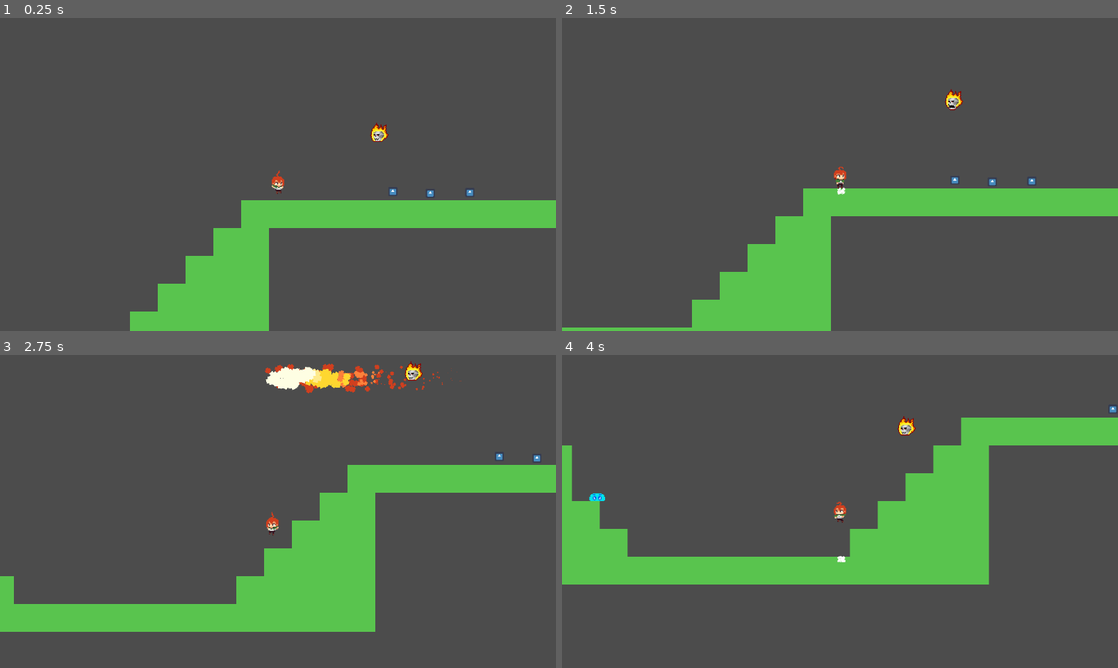
Above: before the commit, frames 1-4 (two rows, left to right).
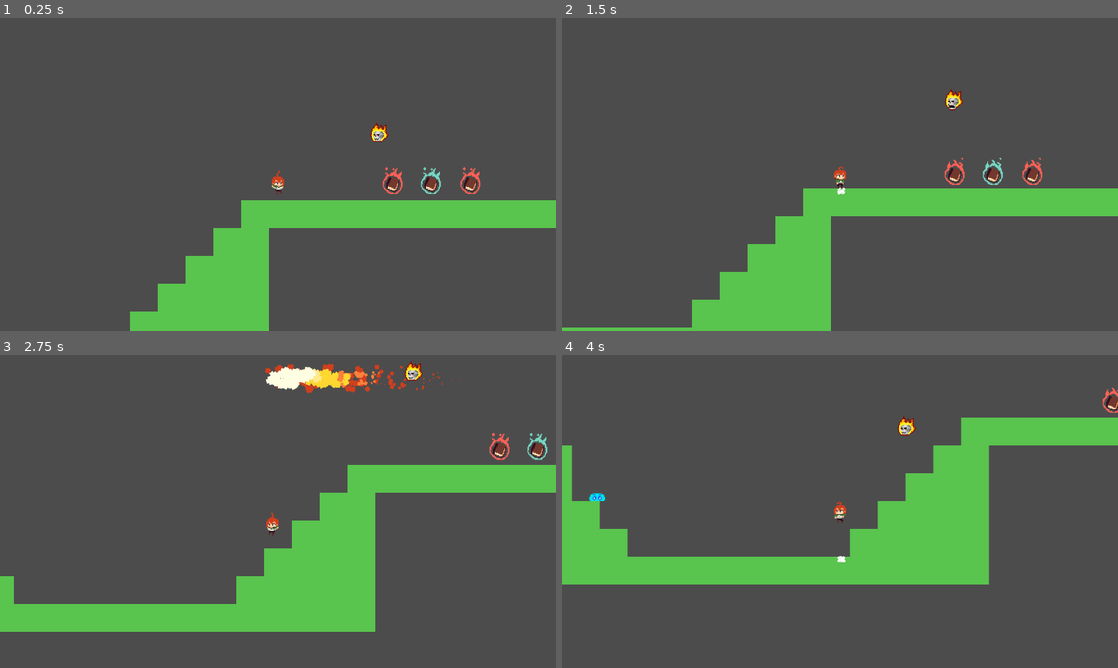
Above: after the commit, the same moments.

Repository: sethburch/Daynight
Game: Godot game, scene res://World.tscn
Same seed, same stepped clock (60 frames per second), same inputs: the game is played once before the commit and once after it. The engine's default icon, where the game draws it, is replaced by a stand-in: a white triangle on a blue panel in a dark square.
Inputs (mouse positions are in pixels of both pictures, inside the frame that each line leads up to):
- Up to frame 1 (0.25 s): no input
- Up to frame 2 (1.5 s): move the mouse to (962, 158) at 0.52 s; hold Q (inventory_right) from 0.53 s (still down); tap E (cast) at 0.6, 1.35 s; tap Space (jump) at 0.77 s; move the mouse to (728, 190) at 1.27 s
- Up to frame 3 (2.75 s): tap Space (jump) at 1.52 s; move the mouse to (333, 442) at 2.02 s; release Q (inventory_right) at 2.03 s; hold A (move_left) from 2.03 s (still down); tap E (cast) at 2.1 s
- Up to frame 4 (4 s): move the mouse to (812, 574) at 2.77 s; release A (move_left) at 2.78 s; hold Q (inventory_right) from 2.78 s (still down); tap E (cast) at 2.85, 3.6 s; tap Space (jump) at 3.02, 3.77 s; move the mouse to (1006, 558) at 3.52 s

The runs differ from the first frame. In frame 1, 0.6% of the frame differs, in the area x 68-87%, y 47-58%; in frame 2, 0.5%; in frame 3, 0.4%; in frame 4, 0.1%.

Commit message:
tome sprites
added tome sprites, the aura around the tome changes based on the school of magic

Diff:
--- a/Tome.gd
+++ b/Tome.gd
@@ -14,9 +14,11 @@
 var tome_name = ""
 
 func _ready():
+	$Sprite/AnimationPlayer.play("tome_float")
 	current_school = school[randi() % school.size()]
 	current_movement = randi() % MOVEMENT.size()
 	tome_name = current_school.instance().spell_name + " Tome of " + move_names[current_movement]
+	$Sprite/Aura.modulate = current_school.instance().spell_color
 
 #func _process(delta):
 #	if Input.is_action_just_pressed("cast"):
--- a/Tome.tscn
+++ b/Tome.tscn
@@ -1,17 +1,67 @@
-[gd_scene load_steps=4 format=2]
+[gd_scene load_steps=6 format=2]
 
 [ext_resource path="res://Tome.gd" type="Script" id=1]
-[ext_resource path="res://icon.png" type="Texture" id=2]
+[ext_resource path="res://sprites/tomes/tome_float.png" type="Texture" id=2]
+[ext_resource path="res://sprites/tomes/white_aura.png" type="Texture" id=3]
 
-[sub_resource type="CircleShape2D" id=1]
-radius = 12.9272
+[sub_resource type="Animation" id=1]
+resource_name = "tome_float"
+length = 0.8
+loop = true
+tracks/0/type = "value"
+tracks/0/path = NodePath(".:frame")
+tracks/0/interp = 1
+tracks/0/loop_wrap = true
+tracks/0/imported = false
+tracks/0/enabled = true
+tracks/0/keys = {
+"times": PoolRealArray( 0, 0.2, 0.4, 0.6 ),
+"transitions": PoolRealArray( 1, 1, 1, 1 ),
+"update": 1,
+"values": [ 0, 1, 2, 3 ]
+}
+tracks/1/type = "value"
+tracks/1/path = NodePath("Aura:frame")
+tracks/1/interp = 1
+tracks/1/loop_wrap = true
+tracks/1/imported = false
+tracks/1/enabled = true
+tracks/1/keys = {
+"times": PoolRealArray( 0, 0.2, 0.4, 0.6 ),
+"transitions": PoolRealArray( 1, 1, 1, 1 ),
+"update": 1,
+"values": [ 0, 1, 2, 3 ]
+}
+tracks/2/type = "value"
+tracks/2/path = NodePath(".:position")
+tracks/2/interp = 1
+tracks/2/loop_wrap = true
+tracks/2/imported = false
+tracks/2/enabled = true
+tracks/2/keys = {
+"times": PoolRealArray( 0, 0.2, 0.4, 0.6 ),
+"transitions": PoolRealArray( 1, 1, 1, 1 ),
+"update": 0,
+"values": [ Vector2( 0, 0 ), Vector2( 0, -2 ), Vector2( 0, 0 ), Vector2( 0, 2 ) ]
+}
+
+[sub_resource type="CircleShape2D" id=2]
+radius = 9.40222
 
 [node name="Tome" type="Area2D"]
 script = ExtResource( 1 )
 
 [node name="Sprite" type="Sprite" parent="."]
-scale = Vector2( 0.162903, 0.162903 )
 texture = ExtResource( 2 )
+hframes = 4
+
+[node name="Aura" type="Sprite" parent="Sprite"]
+texture = ExtResource( 3 )
+hframes = 4
+
+[node name="AnimationPlayer" type="AnimationPlayer" parent="Sprite"]
+anims/tome_float = SubResource( 1 )
 
 [node name="CollisionShape2D" type="CollisionShape2D" parent="."]
-shape = SubResource( 1 )
+position = Vector2( 0.488354, 3.29637 )
+shape = SubResource( 2 )
--- a/World.tscn
+++ b/World.tscn
@@ -56,10 +56,10 @@
 [node name="WorldSound" type="AudioStreamPlayer" parent="."]
 
 [node name="Tome3" parent="." instance=ExtResource( 6 )]
-position = Vector2( 871.533, 375.39 )
+position = Vector2( 871.533, 363.918 )
 
 [node name="Tome2" parent="." instance=ExtResource( 6 )]
-position = Vector2( 826.044, 376.312 )
+position = Vector2( 826.044, 363.765 )
 
 [node name="Tome" parent="." instance=ExtResource( 6 )]
-position = Vector2( 782.807, 374.303 )
+position = Vector2( 782.449, 363.548 )
--- a/scenes/SpellFire.gd
+++ b/scenes/SpellFire.gd
@@ -1,6 +1,7 @@
 extends Spell
 
 var spell_name = "Blazing"
+var spell_color = Color("#ff6157")
 
 func _ready():
 	._ready()
--- a/scenes/SpellFire.tscn
+++ b/scenes/SpellFire.tscn
@@ -3,7 +3,7 @@
 [ext_resource path="res://scenes/Spell.tscn" type="PackedScene" id=1]
 [ext_resource path="res://scenes/SpellFire.gd" type="Script" id=2]
 
-[node name="SpellFire" index="0" instance=ExtResource( 1 )]
+[node name="SpellFire" instance=ExtResource( 1 )]
 script = ExtResource( 2 )
 MAX_FALL_SPEED = 10
 GRAVITY = 1
--- a/scenes/SpellIce.gd
+++ b/scenes/SpellIce.gd
@@ -1,6 +1,7 @@
 extends Spell
 
 var spell_name = "Frozen"
+var spell_color = "#77d6c1"
 
 func _ready():
 	._ready()
--- a/scenes/SpellIce.tscn
+++ b/scenes/SpellIce.tscn
@@ -96,7 +96,6 @@
 GRAVITY = 1
 ACCELERATION = 5
 MAX_SPEED = 400
-SPEED = 5
 shoot_sound = ExtResource( 3 )
 hit_sound = ExtResource( 4 )
 explosion_particle = ExtResource( 5 )
Not shown: 6 places in scenes/SpellIce.tscn that only renumber resources
Binary file added: sprites/tomes/black_aura.png
Not shown, added: sprites/tomes/black_aura.png.import
Binary file added: sprites/tomes/fire_aura.png
Not shown, added: sprites/tomes/fire_aura.png.import
Binary file added: sprites/tomes/tome_float.png
Not shown, added: sprites/tomes/tome_float.png.import
Binary file added: sprites/tomes/white_aura.png
Not shown, added: sprites/tomes/white_aura.png.import
